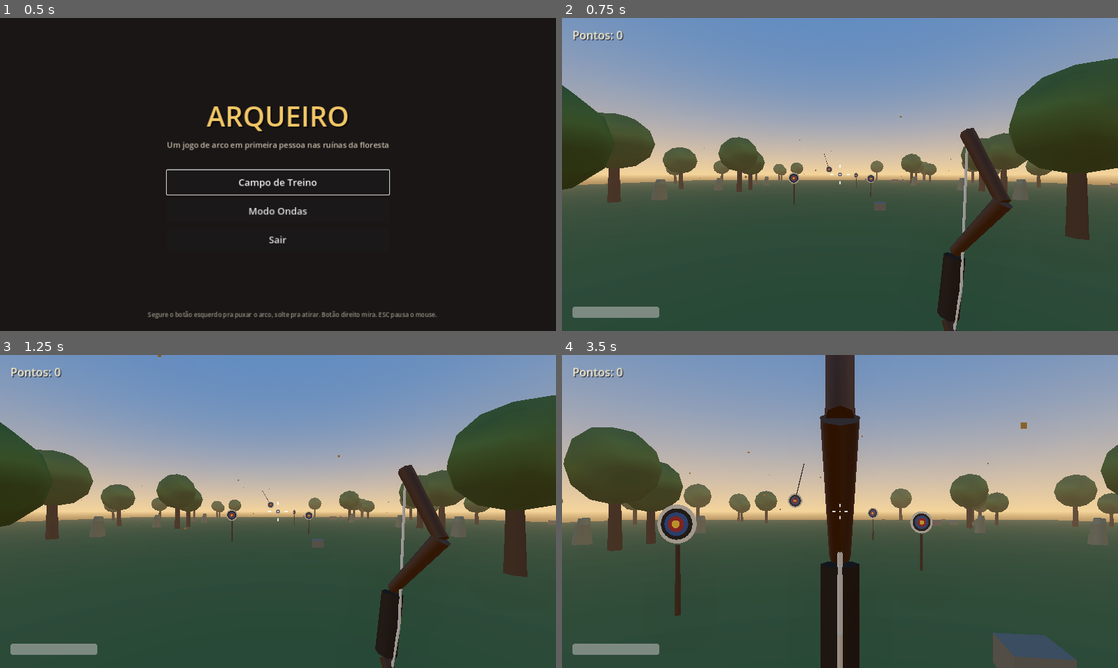
Above: before the commit, frames 1-4 (two rows, left to right).
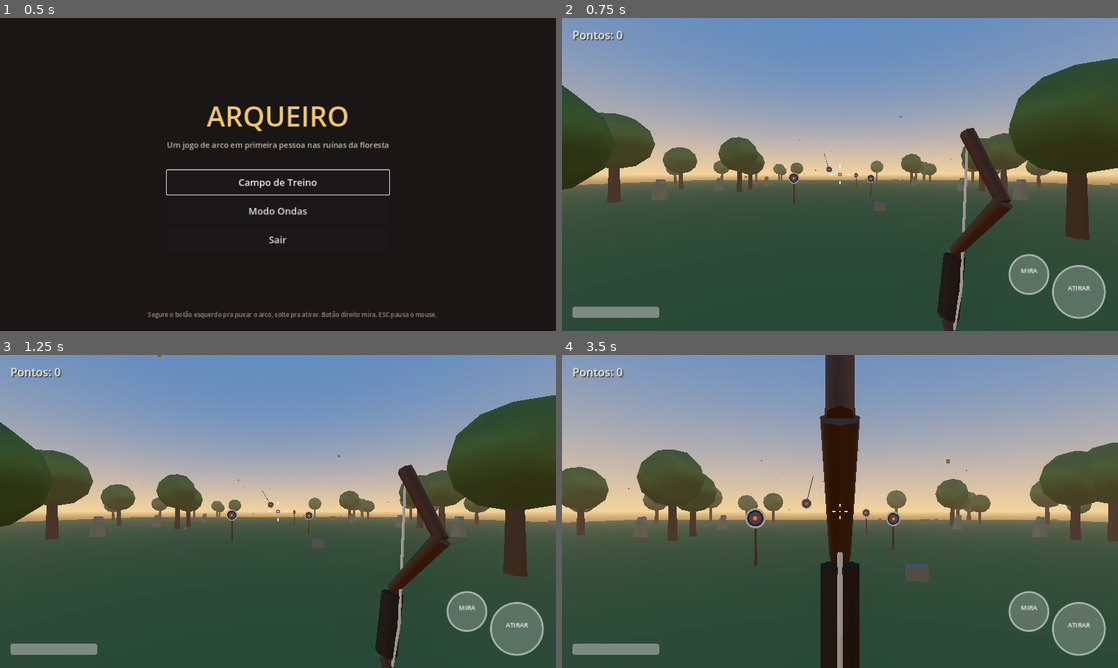
Above: after the commit, the same moments.

Repository: KT3746/Claude-Arqueiro-2
Game: Godot game, scene res://scenes/ui/MainMenu.tscn
The game is run twice, just before and just after one commit, with the same random seed, the same clock (stepped at 60 frames per second) and the same inputs.
Inputs (mouse positions are in pixels of both pictures, inside the frame that each line leads up to):
- Up to frame 1 (0.5 s): no input
- Up to frame 2 (0.75 s): click "Campo de Treino" at 0.5 s
- Up to frame 3 (1.25 s): no input
- Up to frame 4 (3.5 s): tap Enter at 1.25 s; move the mouse to (867, 511) at 1.27 s; hold Right mouse button (aim) 1.28-2.03 s; hold W (move_forward) from 1.28 s (still down); tap Space (jump) at 1.52, 2.27 s; click (867, 511) at 1.55 s; move the mouse to (812, 511) at 2.02 s; click (812, 511) at 2.1 s; right-click (812, 511) at 2.3 s; move the mouse to (851, 505) at 2.77 s; hold Right mouse button (aim) from 2.78 s (still down); click (851, 505) at 3.05 s

Frame 1 is identical in both runs. In frame 2, 2.1% of the frame differs, in the area x 80-98%, y 75-97%; in frame 3, 2.1%; in frame 4, 15%, in the area x 0-100%, y 21-100%.

Commit message:
Adiciona controles de toque e exportação Web
- TouchControls: analógico virtual flutuante (andar), arrastar pra olhar
  em volta, botões de mirar/atirar — só aparece em telas sensíveis ao
  toque, não interfere no mouse/teclado do desktop
- Player.gd: extrai apply_look_delta() reutilizável (mouse e toque usam
  a mesma lógica de rotação de câmera)
- Preset de exportação Web (sem threads, pra funcionar em qualquer
  hospedagem sem precisar de cabeçalhos especiais)

Validado rodando de verdade num Chromium headless via Playwright,
carregando o menu e o Campo de Treino via WebGL.

Co-Authored-By: Claude Sonnet 5 <noreply@anthropic.com>
Claude-Session: https://claude.ai/code/session_0151x2Joh51vjBx3uRf9nUtV

Diff:
--- a/scenes/TrainingRange.tscn
+++ b/scenes/TrainingRange.tscn
@@ -11,6 +11,7 @@
 [ext_resource type="Script" path="res://scripts/SwivelMount.gd" id="9"]
 [ext_resource type="PackedScene" path="res://scenes/ui/HUD.tscn" id="10"]
 [ext_resource type="Script" path="res://scripts/TrainingRange.gd" id="11"]
+[ext_resource type="PackedScene" path="res://scenes/ui/TouchControls.tscn" id="12"]
 
 [sub_resource type="BoxMesh" id="GroundMesh"]
 size = Vector3(80, 1, 90)
@@ -144,3 +145,5 @@
 transform = Transform3D(1, 0, 0, 0, 1, 0, 0, 0, 1, 0, 1.6, -27)
 
 [node name="HUD" parent="." instance=ExtResource("10")]
+
+[node name="TouchControls" parent="." instance=ExtResource("12")]
--- a/scenes/WaveArena.tscn
+++ b/scenes/WaveArena.tscn
@@ -8,6 +8,7 @@
 [ext_resource type="Script" path="res://scripts/LeafParticles.gd" id="6"]
 [ext_resource type="Script" path="res://scripts/WaveManager.gd" id="7"]
 [ext_resource type="PackedScene" path="res://scenes/ui/HUD.tscn" id="8"]
+[ext_resource type="PackedScene" path="res://scenes/ui/TouchControls.tscn" id="9"]
 
 [sub_resource type="BoxMesh" id="GroundMesh"]
 size = Vector3(80, 1, 80)
@@ -95,3 +96,5 @@
 transform = Transform3D(0.707, 0, -0.707, 0, 1, 0, 0.707, 0, 0.707, -12.7, 0, -12.7)
 
 [node name="HUD" parent="." instance=ExtResource("8")]
+
+[node name="TouchControls" parent="." instance=ExtResource("9")]
--- /dev/null
+++ b/scenes/ui/TouchControls.tscn
@@ -0,0 +1,44 @@
+[gd_scene load_steps=5 format=3]
+
+[ext_resource type="Script" path="res://scripts/TouchControls.gd" id="1"]
+[ext_resource type="Script" path="res://scripts/JoystickBase.gd" id="2"]
+[ext_resource type="Script" path="res://scripts/JoystickKnob.gd" id="3"]
+[ext_resource type="Script" path="res://scripts/TouchButton.gd" id="4"]
+
+[node name="TouchControls" type="CanvasLayer"]
+script = ExtResource("1")
+
+[node name="JoystickLayer" type="Control" parent="."]
+mouse_filter = 2
+script = ExtResource("2")
+
+[node name="Knob" type="Control" parent="JoystickLayer"]
+mouse_filter = 2
+script = ExtResource("3")
+
+[node name="AimButton" type="Control" parent="."]
+anchor_left = 1.0
+anchor_top = 1.0
+anchor_right = 1.0
+anchor_bottom = 1.0
+offset_left = -250.0
+offset_top = -175.0
+offset_right = -160.0
+offset_bottom = -85.0
+mouse_filter = 2
+script = ExtResource("4")
+label_text = "MIRA"
+
+[node name="ShootButton" type="Control" parent="."]
+anchor_left = 1.0
+anchor_top = 1.0
+anchor_right = 1.0
+anchor_bottom = 1.0
+offset_left = -150.0
+offset_top = -150.0
+offset_right = -30.0
+offset_bottom = -30.0
+mouse_filter = 2
+button_color = Color(0.85, 0.6, 0.2, 0.3)
+script = ExtResource("4")
+label_text = "ATIRAR"
--- /dev/null
+++ b/scripts/JoystickBase.gd
@@ -0,0 +1,10 @@
+extends Control
+## Anel do analógico virtual — desenhado em torno da origem local (que o
+## TouchControls.gd sempre posiciona exatamente onde o dedo tocou a tela).
+
+func _ready() -> void:
+	mouse_filter = Control.MOUSE_FILTER_IGNORE
+
+func _draw() -> void:
+	draw_circle(Vector2.ZERO, 85.0, Color(1, 1, 1, 0.12))
+	draw_arc(Vector2.ZERO, 85.0, 0.0, TAU, 48, Color(1, 1, 1, 0.35), 3.0, true)
--- /dev/null
+++ b/scripts/JoystickKnob.gd
@@ -0,0 +1,9 @@
+extends Control
+## Bolinha do analógico que o TouchControls.gd arrasta dentro do raio da base.
+
+func _ready() -> void:
+	mouse_filter = Control.MOUSE_FILTER_IGNORE
+	size = Vector2(50, 50)
+
+func _draw() -> void:
+	draw_circle(size * 0.5, 25.0, Color(1, 1, 1, 0.55))
--- a/scripts/Player.gd
+++ b/scripts/Player.gd
@@ -54,10 +54,15 @@
 	if not alive:
 		return
 	if event is InputEventMouseMotion and Input.mouse_mode == Input.MOUSE_MODE_CAPTURED:
-		_yaw -= event.relative.x * mouse_sensitivity
-		_pitch = clamp(_pitch - event.relative.y * mouse_sensitivity, deg_to_rad(-85.0), deg_to_rad(85.0))
+		apply_look_delta(event.relative * mouse_sensitivity)
 	if event.is_action_pressed("pause"):
 		Input.mouse_mode = Input.MOUSE_MODE_VISIBLE if Input.mouse_mode == Input.MOUSE_MODE_CAPTURED else Input.MOUSE_MODE_CAPTURED
+
+## Gira a câmera. `delta` já vem multiplicado pela sensibilidade de quem
+## chama (mouse ou o dedo no controle de toque no celular).
+func apply_look_delta(delta: Vector2) -> void:
+	_yaw -= delta.x
+	_pitch = clamp(_pitch - delta.y, deg_to_rad(-85.0), deg_to_rad(85.0))
 
 func _physics_process(delta: float) -> void:
 	if not alive:
--- /dev/null
+++ b/scripts/TouchButton.gd
@@ -0,0 +1,20 @@
+extends Control
+## Botão redondo pra tela de toque (mirar/atirar). Desenhado via código —
+## sem depender de nenhuma imagem.
+
+@export var label_text: String = ""
+@export var button_color: Color = Color(1, 1, 1, 0.22)
+
+func _ready() -> void:
+	mouse_filter = Control.MOUSE_FILTER_IGNORE
+
+func _draw() -> void:
+	var r: float = size.x * 0.5
+	var center: Vector2 = size * 0.5
+	draw_circle(center, r, button_color)
+	draw_arc(center, r, 0.0, TAU, 32, Color(1, 1, 1, 0.5), 3.0, true)
+	if label_text != "":
+		var font: Font = ThemeDB.fallback_font
+		var font_size: int = 15
+		var text_size: Vector2 = font.get_string_size(label_text, HORIZONTAL_ALIGNMENT_CENTER, -1, font_size)
+		draw_string(font, center - text_size * 0.5 + Vector2(0, text_size.y * 0.35), label_text, HORIZONTAL_ALIGNMENT_CENTER, -1, font_size, Color(1, 1, 1, 0.9))
--- /dev/null
+++ b/scripts/TouchControls.gd
@@ -0,0 +1,115 @@
+extends CanvasLayer
+## Controles de toque pra celular: analógico flutuante (esquerda = andar),
+## arrastar em qualquer lugar da direita = olhar, e dois botões (mirar/atirar).
+## Só aparece se o dispositivo tiver tela sensível ao toque; em desktop com
+## mouse fica invisível e não interfere em nada.
+
+@export var look_sensitivity: float = 0.006
+@export var joystick_radius: float = 85.0
+@export var joystick_dead_zone: float = 10.0
+
+var player: Node = null
+
+var _joy_touch_index: int = -1
+var _joy_center: Vector2 = Vector2.ZERO
+var _joy_output: Vector2 = Vector2.ZERO
+
+var _look_touch_index: int = -1
+var _shoot_touch_index: int = -1
+var _aim_touch_index: int = -1
+
+@onready var joystick_layer: Control = $JoystickLayer
+@onready var shoot_button: Control = $ShootButton
+@onready var aim_button: Control = $AimButton
+
+func _ready() -> void:
+	if not DisplayServer.is_touchscreen_available():
+		visible = false
+		set_process(false)
+		set_process_input(false)
+		return
+	player = get_tree().get_first_node_in_group("player")
+	joystick_layer.visible = false
+
+func _shoot_rect() -> Rect2:
+	return Rect2(shoot_button.global_position, shoot_button.size)
+
+func _aim_rect() -> Rect2:
+	return Rect2(aim_button.global_position, aim_button.size)
+
+func _input(event: InputEvent) -> void:
+	if event is InputEventScreenTouch:
+		if event.pressed:
+			_touch_start(event.index, event.position)
+		else:
+			_touch_end(event.index)
+	elif event is InputEventScreenDrag:
+		_touch_drag(event.index, event.position, event.relative)
+
+func _touch_start(index: int, pos: Vector2) -> void:
+	if _shoot_rect().has_point(pos):
+		_shoot_touch_index = index
+		Input.action_press("shoot", 1.0)
+		return
+	if _aim_rect().has_point(pos):
+		_aim_touch_index = index
+		Input.action_press("aim", 1.0)
+		return
+	var viewport_width: float = get_viewport().get_visible_rect().size.x
+	if pos.x < viewport_width * 0.5:
+		_joy_touch_index = index
+		_joy_center = pos
+		_joy_output = Vector2.ZERO
+		joystick_layer.visible = true
+		joystick_layer.position = pos
+		_update_joystick_visual()
+	else:
+		_look_touch_index = index
+
+func _touch_drag(index: int, pos: Vector2, relative: Vector2) -> void:
+	if index == _joy_touch_index:
+		var offset: Vector2 = pos - _joy_center
+		if offset.length() > joystick_radius:
+			offset = offset.normalized() * joystick_radius
+		_joy_output = offset / joystick_radius
+		_update_joystick_visual()
+	elif index == _look_touch_index and is_instance_valid(player):
+		player.apply_look_delta(relative * look_sensitivity)
+
+func _touch_end(index: int) -> void:
+	if index == _joy_touch_index:
+		_joy_touch_index = -1
+		_joy_output = Vector2.ZERO
+		joystick_layer.visible = false
+	elif index == _look_touch_index:
+		_look_touch_index = -1
+	elif index == _shoot_touch_index:
+		_shoot_touch_index = -1
+		Input.action_release("shoot")
+	elif index == _aim_touch_index:
+		_aim_touch_index = -1
+		Input.action_release("aim")
+
+func _update_joystick_visual() -> void:
+	var knob: Control = joystick_layer.get_node("Knob")
+	knob.position = _joy_output * joystick_radius - knob.size * 0.5
+
+func _process(_delta: float) -> void:
+	if _joy_touch_index == -1:
+		return
+	var v: Vector2 = _joy_output
+	if v.length() < joystick_dead_zone / joystick_radius:
+		v = Vector2.ZERO
+	_drive_axis("move_left", "move_right", v.x)
+	_drive_axis("move_forward", "move_back", v.y)
+
+func _drive_axis(neg_action: String, pos_action: String, value: float) -> void:
+	if value < -0.02:
+		Input.action_press(neg_action, clamp(-value, 0.0, 1.0))
+		Input.action_release(pos_action)
+	elif value > 0.02:
+		Input.action_press(pos_action, clamp(value, 0.0, 1.0))
+		Input.action_release(neg_action)
+	else:
+		Input.action_release(neg_action)
+		Input.action_release(pos_action)
Not shown, changed: export_presets.cfg
Not shown: 1 places in scenes/TrainingRange.tscn that only renumber resources
Not shown: 1 places in scenes/WaveArena.tscn that only renumber resources
